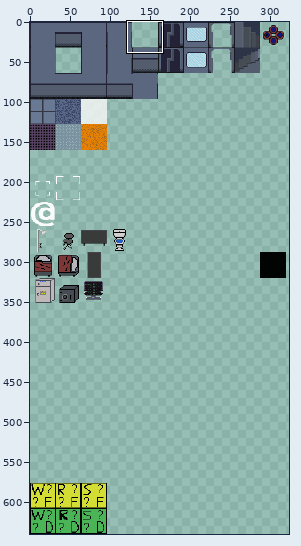
Sprite sheet: NamelessRogue/Content/Sprites/tileset2.png. The first picture is a wide view before the edit; the outline marks the close-up.
Close-up. Before the commit:
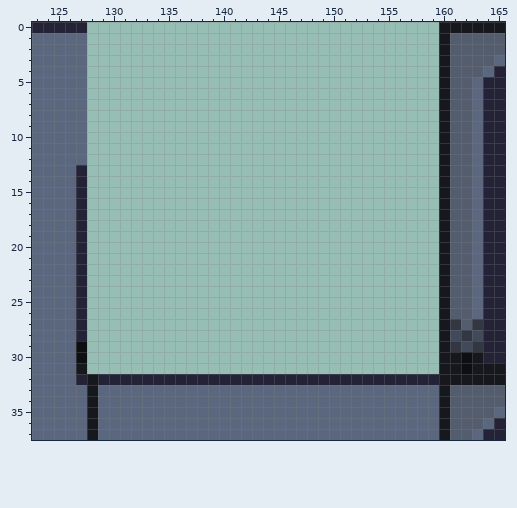
The file is 640x640 pixels. Pixels under 10% opacity are left out. Colours within 5 levels of each other are drawn and written as one. Shown: x 123..165, y 0..37. The wide view leaves out empty margins.
After the commit:
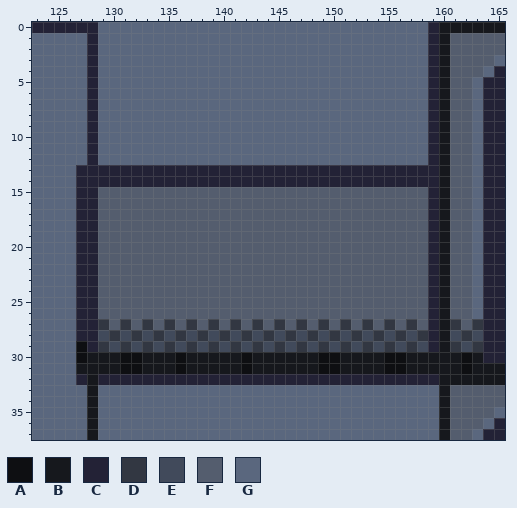
Palette (. is transparent): A #0e0f12  B #16181d  C #232236  D #323742  E #414a5b  F #545d6e  G #5a677e
Difference:
Changed rows in their new state; - is an unchanged pixel.
first column x 128:
 0 CGGGGGGGGGGGGGGGGGGGGGGGGGGGGGGC
 1 CGGGGGGGGGGGGGGGGGGGGGGGGGGGGGGC
 2 CGGGGGGGGGGGGGGGGGGGGGGGGGGGGGGC
 3 CGGGGGGGGGGGGGGGGGGGGGGGGGGGGGGC
 4 CGGGGGGGGGGGGGGGGGGGGGGGGGGGGGGC
 5 CGGGGGGGGGGGGGGGGGGGGGGGGGGGGGGC
 6 CGGGGGGGGGGGGGGGGGGGGGGGGGGGGGGC
 7 CGGGGGGGGGGGGGGGGGGGGGGGGGGGGGGC
 8 CGGGGGGGGGGGGGGGGGGGGGGGGGGGGGGC
 9 CGGGGGGGGGGGGGGGGGGGGGGGGGGGGGGC
10 CGGGGGGGGGGGGGGGGGGGGGGGGGGGGGGC
11 CGGGGGGGGGGGGGGGGGGGGGGGGGGGGGGC
12 CGGGGGGGGGGGGGGGGGGGGGGGGGGGGGGC
13 CCCCCCCCCCCCCCCCCCCCCCCCCCCCCCCC
14 CCCCCCCCCCCCCCCCCCCCCCCCCCCCCCCC
15 CFFFFFFFFFFFFFFFFFFFFFFFFFFFFFFC
16 CFFFFFFFFFFFFFFFFFFFFFFFFFFFFFFC
17 CFFFFFFFFFFFFFFFFFFFFFFFFFFFFFFC
18 CFFFFFFFFFFFFFFFFFFFFFFFFFFFFFFC
19 CFFFFFFFFFFFFFFFFFFFFFFFFFFFFFFC
20 CFFFFFFFFFFFFFFFFFFFFFFFFFFFFFFC
21 CFFFFFFFFFFFFFFFFFFFFFFFFFFFFFFC
22 CFFFFFFFFFFFFFFFFFFFFFFFFFFFFFFC
23 CFFFFFFFFFFFFFFFFFFFFFFFFFFFFFFC
24 CFFFFFFFFFFFFFFFFFFFFFFFFFFFFFFC
25 CFFFFFFFFFFFFFFFFFFFFFFFFFFFFFFC
26 CFFFFFFFFFFFFFFFFFFFFFFFFFFFFFFC
27 CDFDFDFDFDFDFDFDFDFDFDFDFDFDFDFC
28 CEDEDEDEDEDEDEDEDEDEDEDEDEDEDEDC
29 CDEDEDEDEDEDEDEDEDEDEDEDEDEDEDEC
30 BBBAABBBABBBBBABBBBBBAABBBBAABBB
31 BBBAABBBABBBBBABBBBBBAABBBBAABBB
